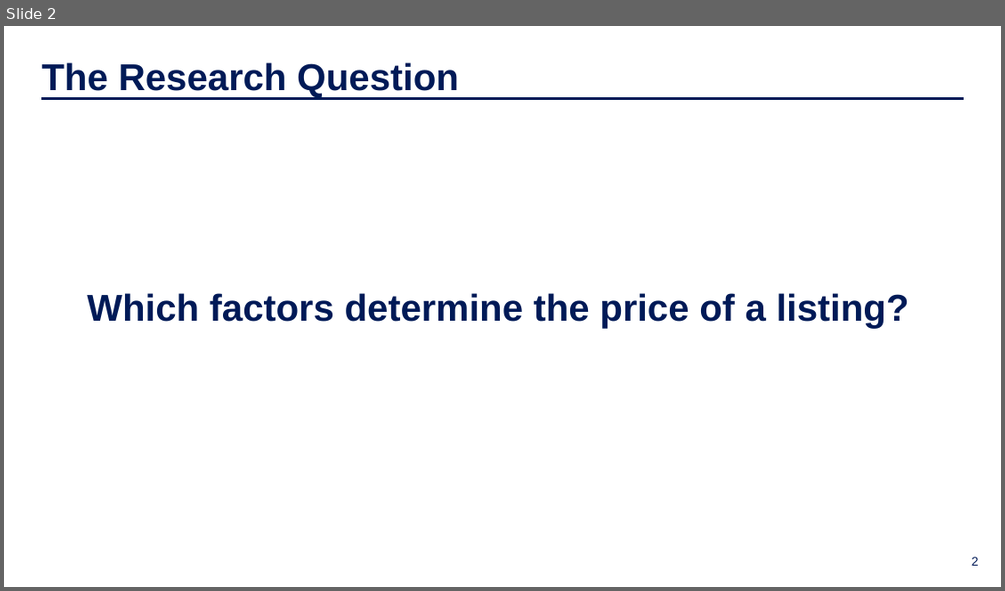
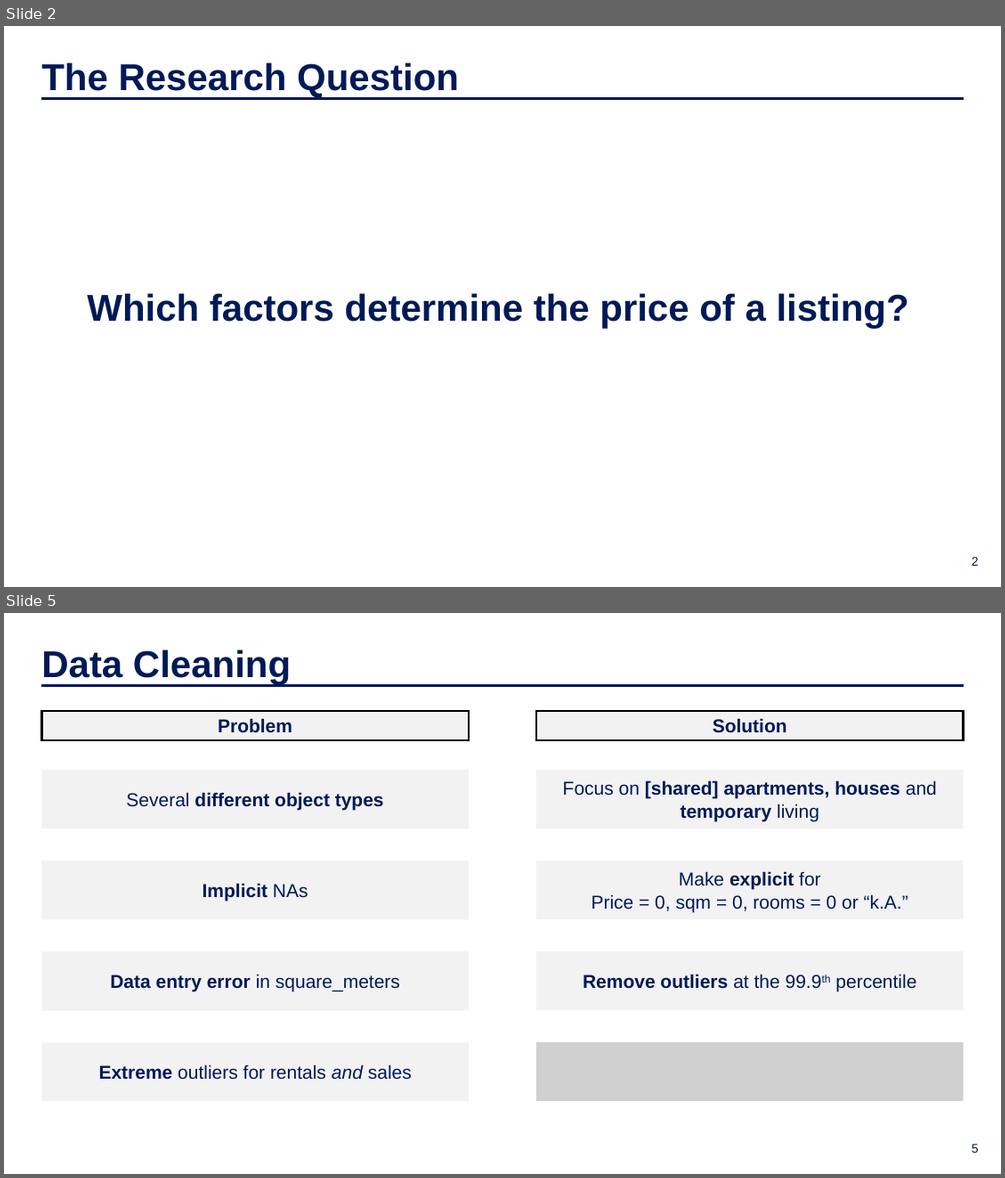
Before and after one commit to moritzwilksch/BerlinRealEstatePrices, a slide deck: documents/slide_deck.pptx. Shown one above the other, each under a label of ours: slide 2 before the commit, slides 2 and 5 after it; the slides between them are not shown. The pictures are 1005x591 and 1005x1178 pixels, drawn with LibreOffice and Linux fonts; fonts in the diff are those of the drawing; grey boxes stand for pictures; background and template pictures are left out. Boxes give left, top, right and bottom in pixels: in the first picture for what was removed or moved away, otherwise in the second. Text is boxed around its words. In the diff, an @@ line names an element or a change of style, - is before the commit and + after.

```diff
--- a/documents/slide_deck.pptx
+++ b/documents/slide_deck.pptx
@@ slide 5 added at box(4, 613, 1001, 1174), background picture (left out) @@
@@ text added at box(41, 649, 291, 685), 36 pt, text #001A57, bold @@
+Data Cleaning
@@ line added from (41, 686) to (963, 686), #001A57 3 pt @@
@@ group added at box(41, 711, 469, 1102): 5 rectangles @@
+Problem
+Several different object types
+Implicit NAs
+Extreme outliers for rentals and sales
+Data entry error in square_meters
@@ group added at box(536, 711, 963, 1102): 4 rectangles, 1 picture @@
+Solution
+Focus on [shared] apartments, houses and temporary living
+Make explicit for
+Price = 0, sqm = 0, rooms = 0 or “k.A.”
+Remove outliers at the 99.9th percentile
@@ page number added at box(971, 1143, 979, 1152), 12 pt, text #001A57 @@
+5
```
Also in this commit, not shown: 2 slides changed, 2 other slides added, 1 slide removed, 9 other files.
